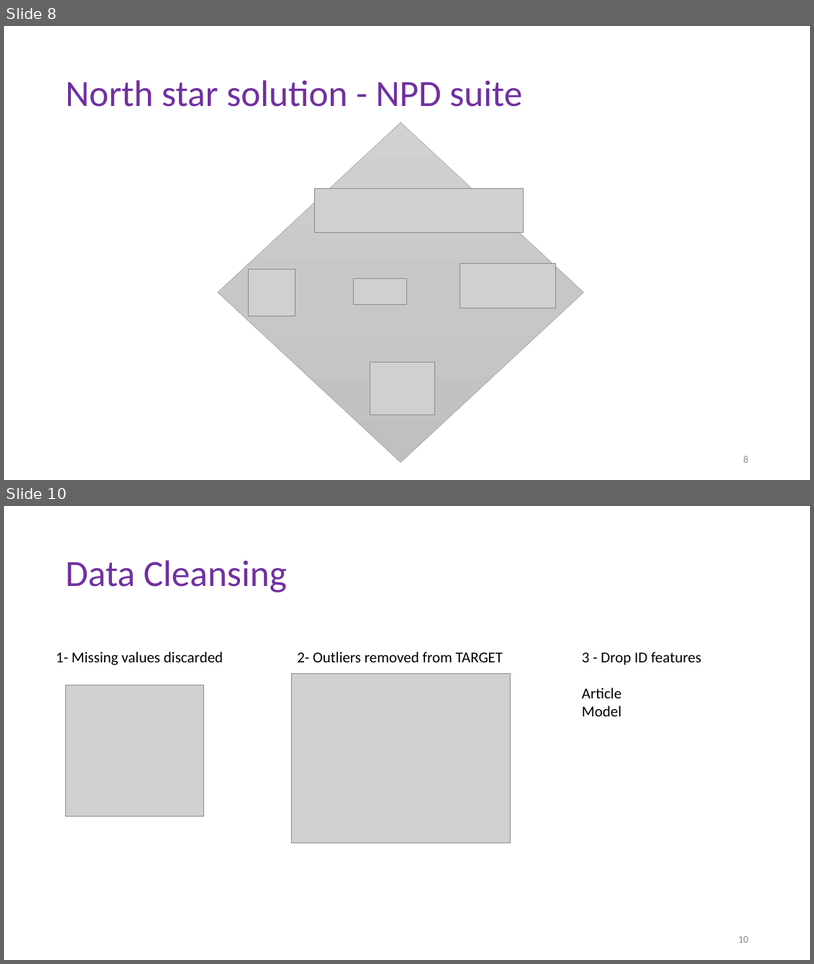
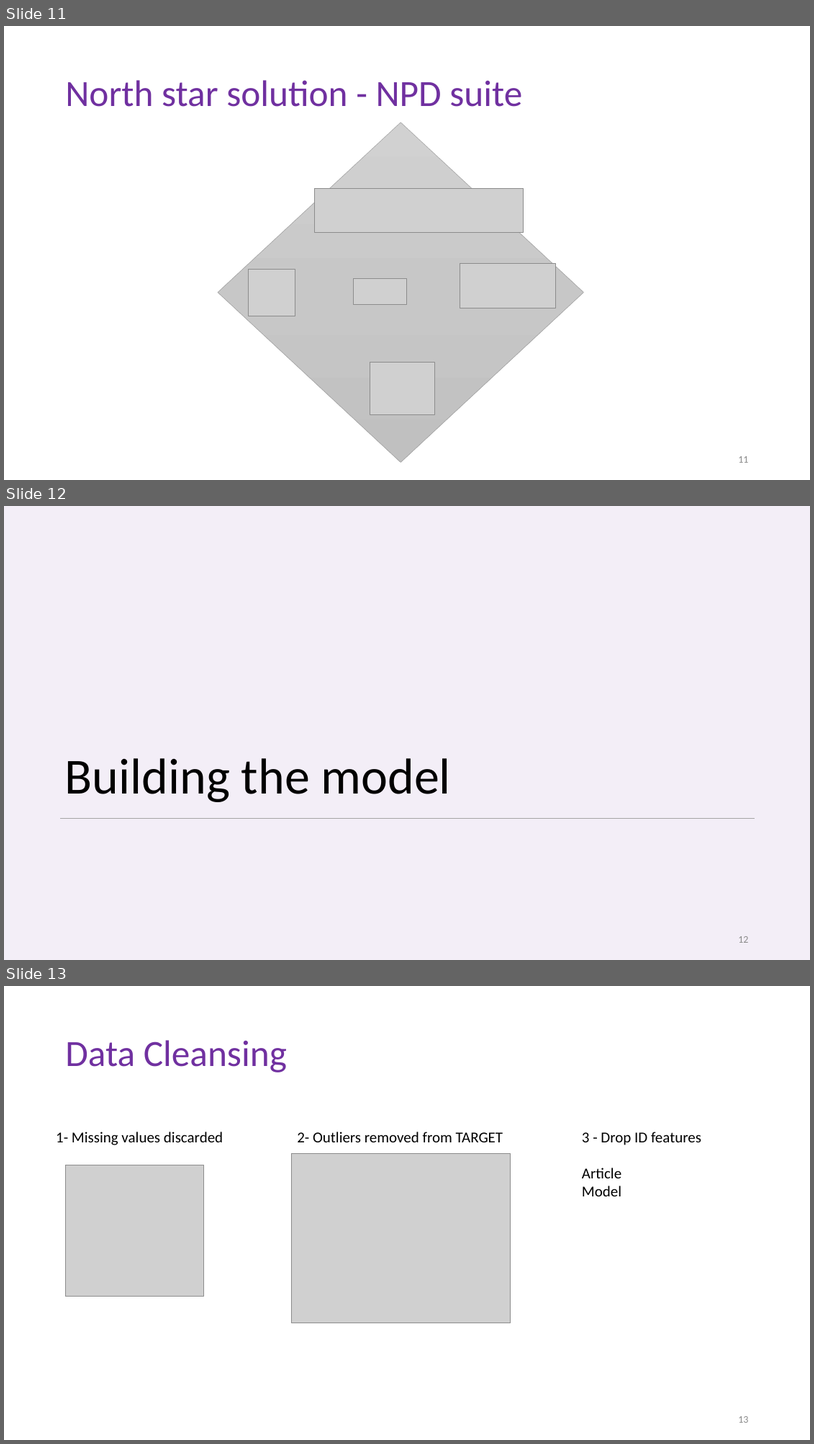
Before and after one commit to garima26/thebrand, a slide deck: The Brand.pptx. Shown one above the other, each under a label of ours: slides 8 and 10 before the commit, slides 11, 12 and 13 after it; the slides between them are not shown. The pictures are 814x964 and 814x1444 pixels, drawn with LibreOffice and Linux fonts; fonts in the diff are those of the drawing; grey boxes stand for pictures. Boxes give left, top, right and bottom in pixels: in the first picture for what was removed or moved away, otherwise in the second. Text is boxed around its words. In the diff, an @@ line names an element or a change of style, - is before the commit and + after.

```diff
--- a/The Brand.pptx
+++ b/The Brand.pptx
@@ slide 12 added at (4,506,810,960), background #7030A0 at 8% opacity @@
@@ title added at (65,758,451,802), 60 pt, text #000000 @@
+Building the model
@@ line added from (60, 818) to (756, 818), #A5A5A5 0.5 pt @@
@@ page number added at (738,936,748,942), 12 pt, text #8C8C8C @@
+12
@@ what was slide 8 is now slide 11 @@
@@ page number at (738,456,748,462): text changed @@
-8
+11
@@ what was slide 10 is now slide 13 @@
@@ page number at (738,1416,748,1422): text changed @@
-10
+13
```
Also in this commit, not shown: 12 slides changed, 2 other slides added, 1 other file.
